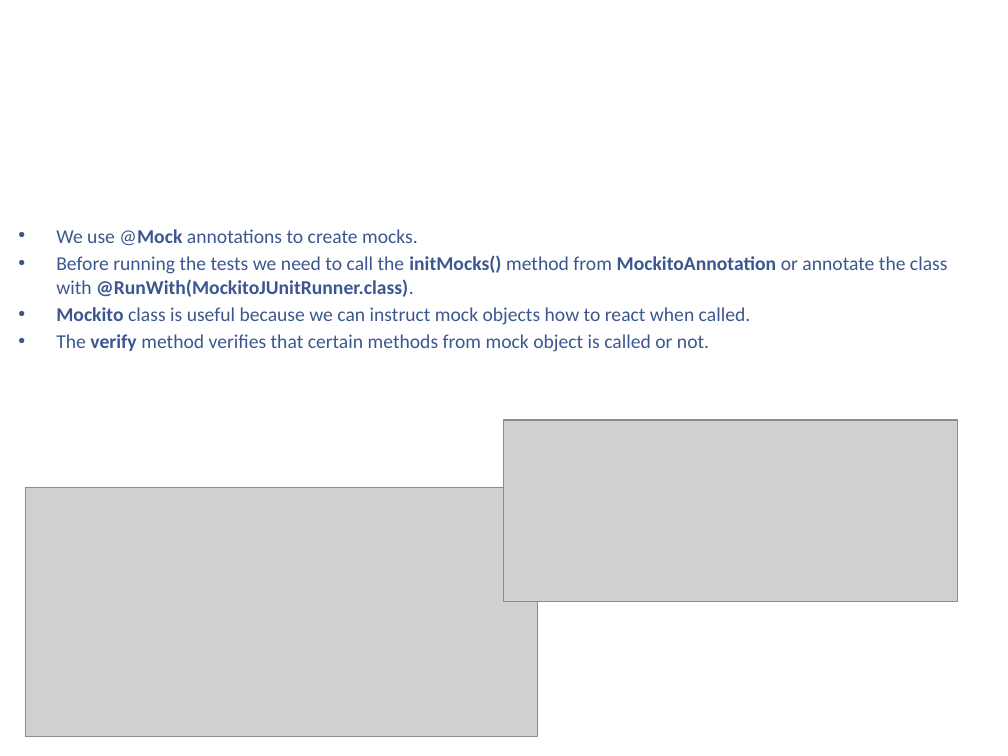
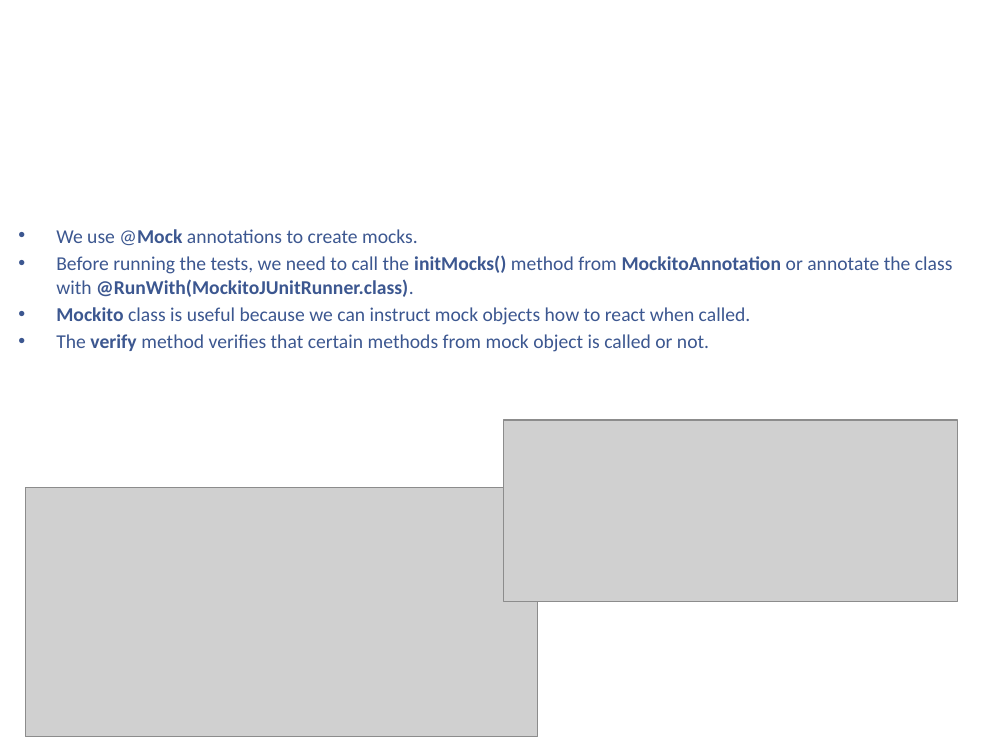
Before and after one commit to kenshincommon/ppts, a slide deck: slide 5 of Presentations/Mockito/Mockito.pptx. Drawn at 1008x756 pixels with LibreOffice and Linux fonts; fonts in the diff are those of the drawing; grey boxes stand for pictures; background and template pictures are left out. Boxes give left, top, right and bottom in pixels: in the first picture for what was removed or moved away, otherwise in the second. Text is boxed around its words. In the diff, an @@ line names an element or a change of style, - is before the commit and + after.

Commit message:
DNS+FileBeat+Kafka+Filebeat+ELK+OpenSSL+SSE+Junit5+Mockito

```diff
--- a/Presentations/Mockito/Mockito.pptx
+++ b/Presentations/Mockito/Mockito.pptx
@@ text at bbox=[56, 255, 953, 297]: text changed @@
-• Before running the tests we need to call the initMocks() method from MockitoAnnotation or annotate the class with @RunWith(MockitoJUnitRunner.class).
+• Before running the tests, we need to call the initMocks() method from MockitoAnnotation or annotate the class with @RunWith(MockitoJUnitRunner.class).
```
Also in this commit, not shown: 1 other slide changed, 7 slides added, 11 other files.
